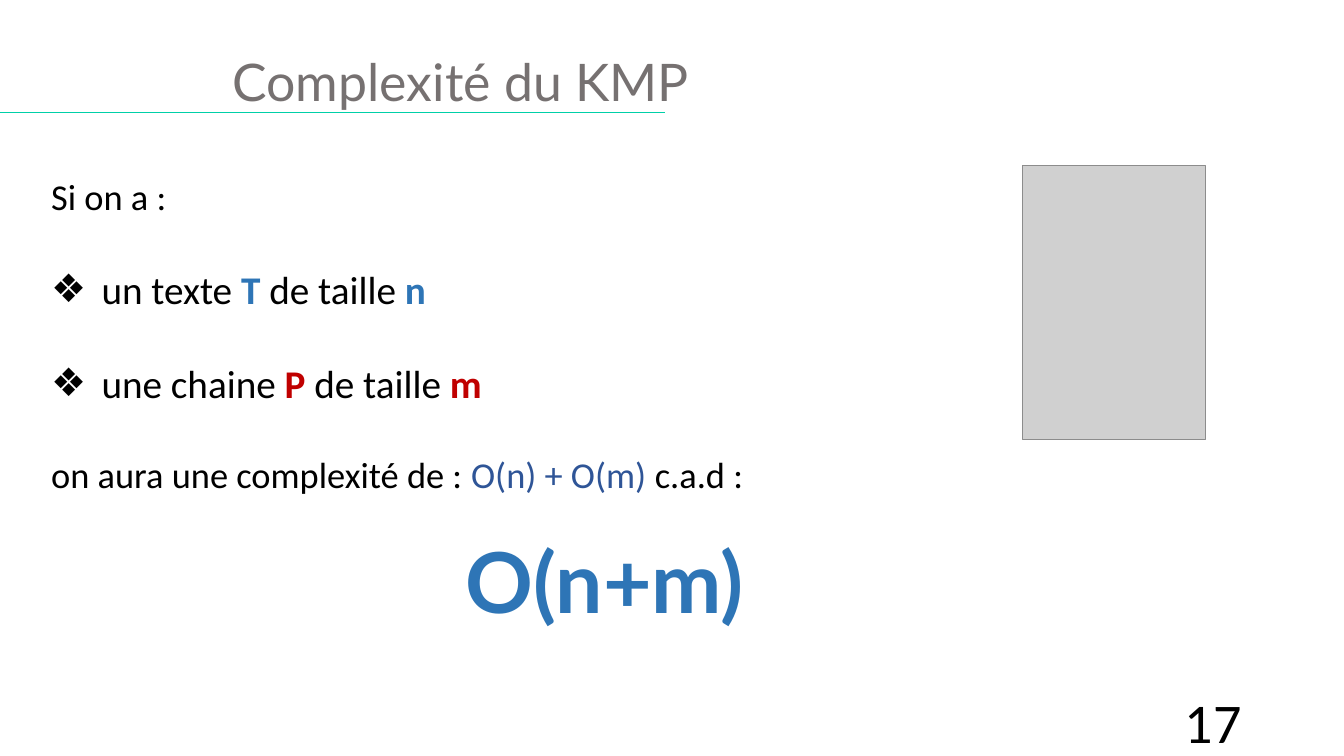
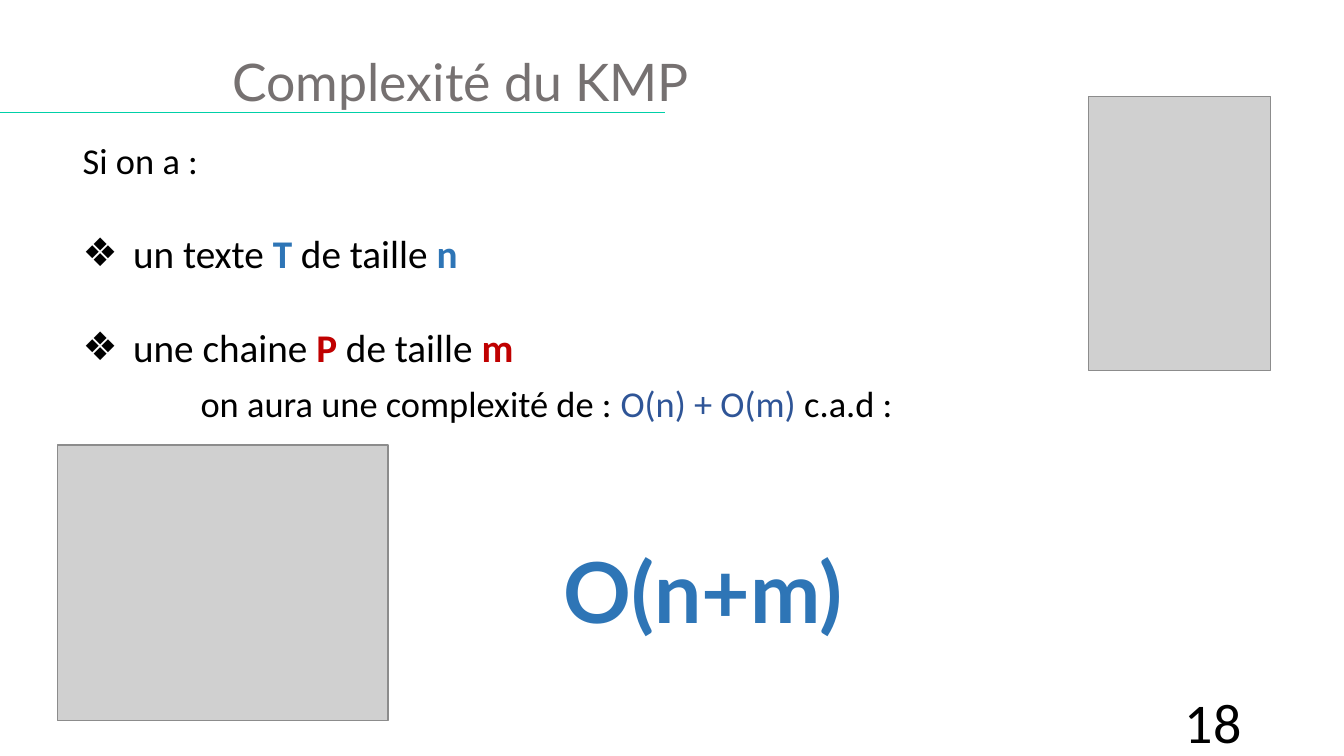
Before and after one commit to web-ai-master/academic-projects, a slide deck: slide 18 of CA/Project/Presentation-Projet-KMP.pptx (slide 17 before the commit). Drawn at 1344x756 pixels with LibreOffice and Linux fonts; fonts in the diff are those of the drawing; grey boxes stand for pictures. Boxes give left, top, right and bottom in pixels: in the first picture for what was removed or moved away, otherwise in the second. Text is boxed around its words. In the diff, an @@ line names an element or a change of style, - is before the commit and + after.

```diff
--- a/CA/Project/Presentation-Projet-KMP.pptx
+++ b/CA/Project/Presentation-Projet-KMP.pptx
@@ text "Si on a :": place and size @@
-text "Si on a :" at box(51, 185, 482, 399)
+text "Si on a :" at box(83, 149, 514, 363)
@@ picture: place and size @@
-picture at box(1023, 165, 1206, 440)
+picture at box(1089, 96, 1271, 370)
@@ text "on aura une complexité de ...": place and size @@
-text "on aura une complexité de ..." at box(51, 461, 725, 494)
+text "on aura une complexité de ..." at box(201, 390, 874, 423)
@@ picture added at box(57, 445, 388, 721) @@
@@ text "O(n+m)": place and size @@
-text "O(n+m)" at box(465, 547, 744, 626)
+text "O(n+m)" at box(563, 557, 842, 636)
@@ page number at box(1185, 704, 1242, 744): text changed @@
-17
+18
```
Also in this commit, not shown: 7 other slides changed, 1 slide added, 6 other files.
